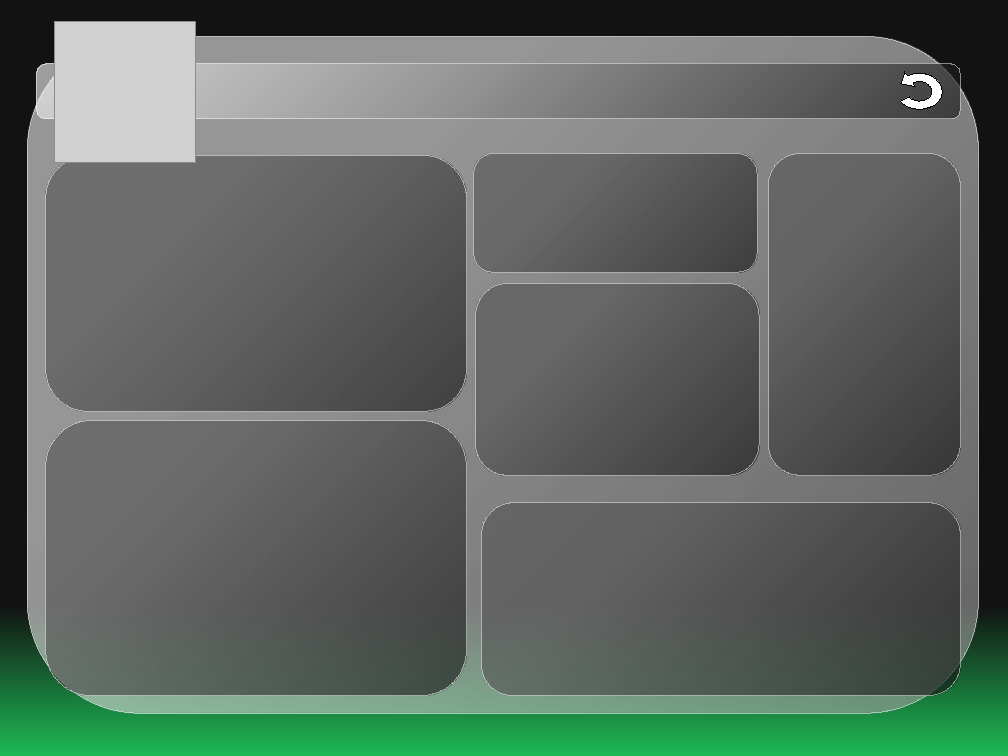
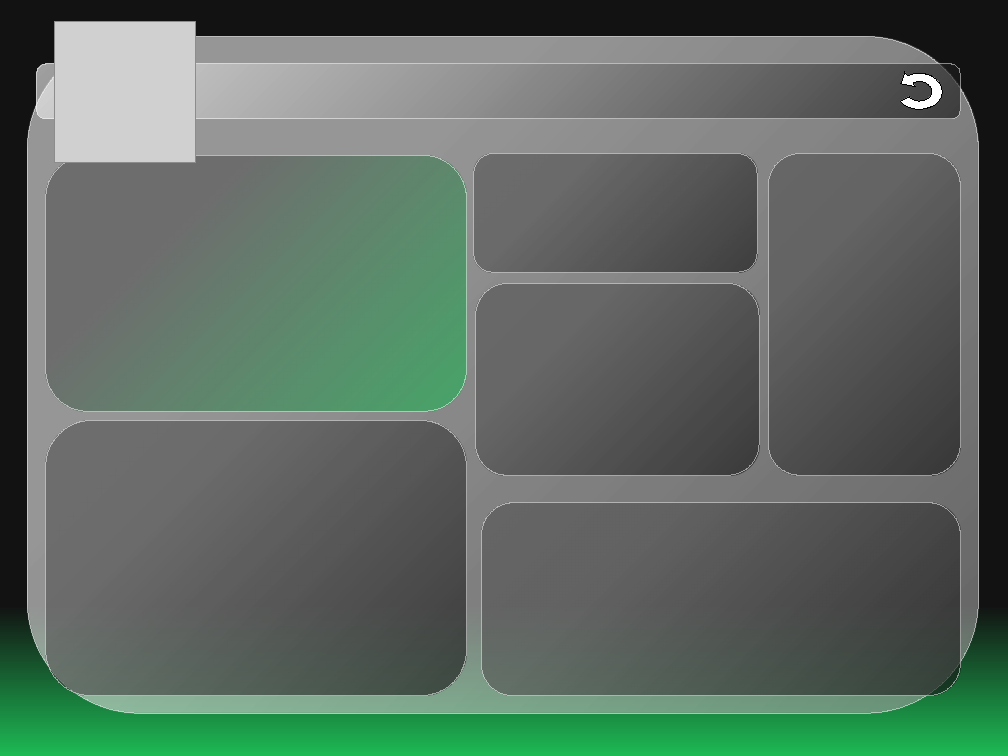
Before and after one commit to ItaSsa/pbi_proj3_mostStreamedSpotifySongs2023, a slide deck: slide 1 of background.odp. Drawn at 1008x756 pixels with LibreOffice and Linux fonts; fonts in the diff are those of the drawing; grey boxes stand for pictures. Boxes give left, top, right and bottom in pixels: in the first picture for what was removed or moved away, otherwise in the second. Text is boxed around its words. In the diff, an @@ line names an element or a change of style, - is before the commit and + after.

```diff
--- a/background.odp
+++ b/background.odp
@@ rounded rectangle at [46, 155, 466, 412]: fill gradient #535353 to #121212 to gradient #535353 to #1DB954 @@
```
Also in this commit, not shown: 5 other files.
